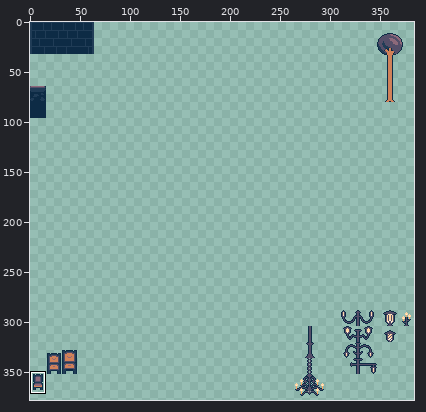
Pixel-art file: Assets/Tileset.aseprite. The first picture is a wide view before the edit; the outline marks the close-up.
Close-up. Before the edit:
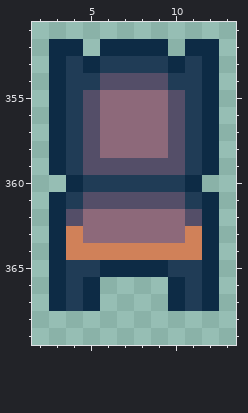
384x384 pixels, 1 frame. Shown: x 2..13, y 351..369. The wide view leaves out empty margins. The commit also changed other parts of the picture, which this record leaves out.
After:
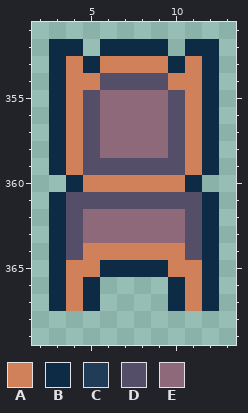
Palette (. is transparent): A #d08159  B #0d2b45  C #203c56  D #544e68  E #8d697a
What changed:
{"y":353,"x":4,"old":"C","new":"A"}
{"y":353,"x":6,"old":"CCCC","new":"AAAA"}
{"y":353,"x":11,"old":"C","new":"A"}
{"y":354,"x":4,"old":"CC","new":"AA"}
{"y":354,"x":10,"old":"CC","new":"AA"}
{"y":355,"x":4,"old":"C","new":"A"}
{"y":355,"x":11,"old":"C","new":"A"}
{"y":356,"x":4,"old":"C","new":"A"}
{"y":356,"x":11,"old":"C","new":"A"}
{"y":357,"x":4,"old":"C","new":"A"}
{"y":357,"x":11,"old":"C","new":"A"}
{"y":358,"x":4,"old":"C","new":"A"}
{"y":358,"x":11,"old":"C","new":"A"}
{"y":359,"x":4,"old":"C","new":"A"}
{"y":359,"x":11,"old":"C","new":"A"}
{"y":360,"x":5,"old":"CCCCCC","new":"AAAAAA"}
{"y":361,"x":4,"old":"C","new":"D"}
{"y":361,"x":11,"old":"C","new":"D"}
{"y":363,"x":4,"old":"A","new":"D"}
{"y":363,"x":11,"old":"A","new":"D"}
{"y":364,"x":4,"old":"A","new":"D"}
{"y":364,"x":11,"old":"A","new":"D"}
{"y":365,"x":4,"old":"CC","new":"AA"}
{"y":365,"x":10,"old":"CC","new":"AA"}
{"y":366,"x":4,"old":"C","new":"A"}
{"y":366,"x":11,"old":"C","new":"A"}
{"y":367,"x":4,"old":"C","new":"A"}
{"y":367,"x":11,"old":"C","new":"A"}
